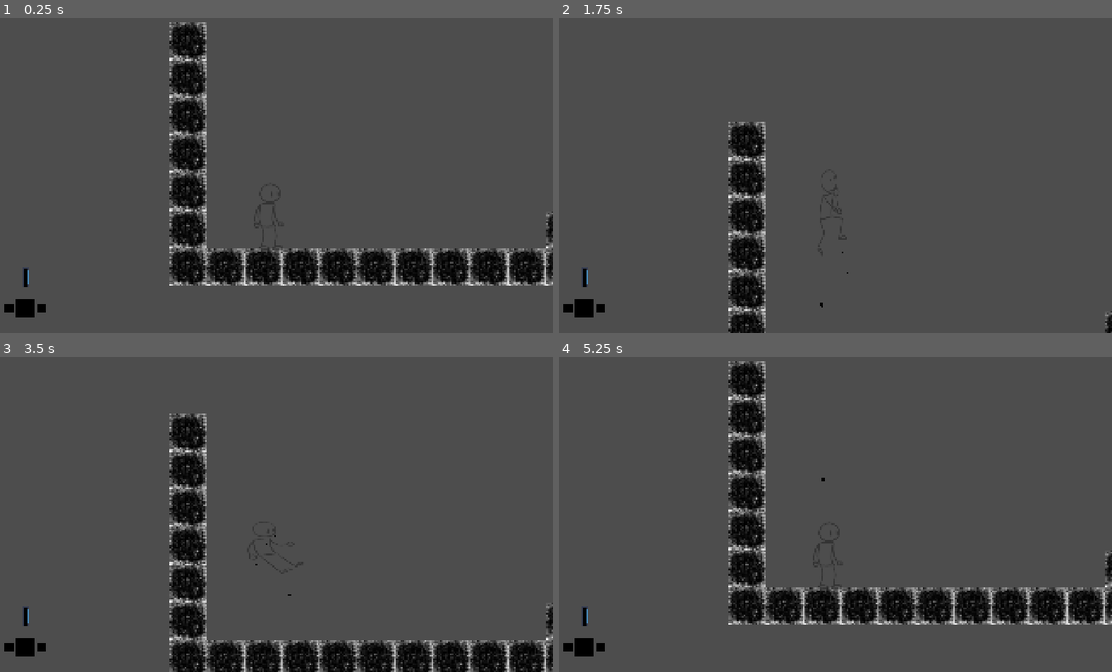
Above: before the commit, frames 1-4 (two rows, left to right).
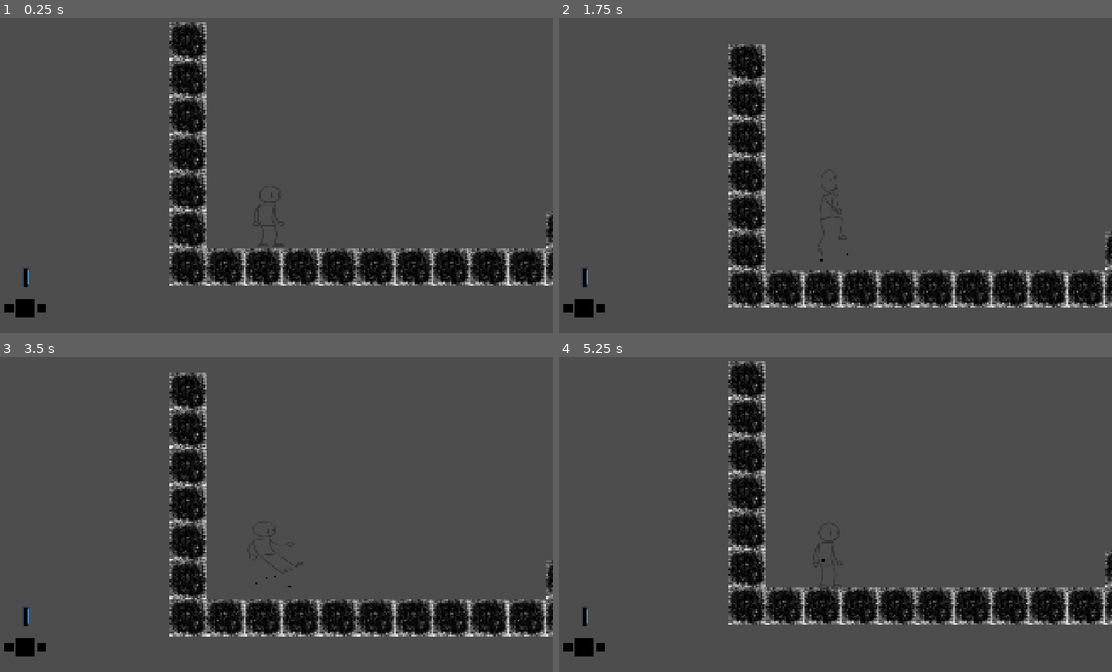
Above: after the commit, the same moments.

Repository: YhagoTomasini/Exlabers_Felpojam_026
Game: Godot game, scene res://Cenas/sala_de_testes.tscn
Same seed, same stepped clock (60 frames per second), same inputs: the game is played once before the commit and once after it. The engine's default icon, where the game draws it, is replaced by a stand-in: a white triangle on a blue panel in a dark square.
Inputs (mouse positions are in pixels of both pictures, inside the frame that each line leads up to):
- Up to frame 1 (0.25 s): no input
- Up to frame 2 (1.75 s): move the mouse to (951, 159) at 0.52 s; hold E (UI_move_right) from 0.53 s (still down); click (951, 159) at 0.6 s; tap Up (ui_up) at 0.77, 1.52 s; move the mouse to (719, 191) at 1.27 s; right-click (719, 191) at 1.35 s
- Up to frame 3 (3.5 s): move the mouse to (326, 442) at 2.02 s; release E (UI_move_right) at 2.03 s; hold Q (UI_move_left) 2.03-2.78 s; click (326, 442) at 2.1 s; move the mouse to (243, 577) at 2.77 s; hold E (UI_move_right) from 2.78 s (still down); right-click (243, 577) at 2.85 s; tap Up (ui_up) at 3.02 s
- Up to frame 4 (5.25 s): move the mouse to (1001, 561) at 3.52 s; click (1001, 561) at 3.6 s; tap Up (ui_up) at 3.77, 4.52 s; move the mouse to (658, 464) at 4.27 s; release E (UI_move_right) at 4.28 s; hold Q (UI_move_left) 4.28-5.03 s; right-click (658, 464) at 4.35 s; move the mouse to (857, 514) at 5.02 s; hold E (UI_move_right) from 5.03 s (still down); click (857, 514) at 5.1 s

The runs differ from the first frame. In frame 1, less than 0.1% of the frame differs, in the area x 45-52%, y 56-74%; in frame 2, 9.8%; in frame 3, 15%, in the area x 30-100%, y 4-100%; in frame 4, less than 0.1%.

Commit message:
mais sucos de acordo com o timo

Diff:
--- a/felpojams-dos-exlabers/Codigos/personagem_principal.gd
+++ b/felpojams-dos-exlabers/Codigos/personagem_principal.gd
@@ -113,6 +113,7 @@
 
 	elif area.name == "Area2DMagenta":
 		velocity.y = MAGENTA_FORCE*1.7
+		area.bounce()
 		#var knockback = Vector2((global_position.x - area.global_position.x) * knockback_power, -200)
 		#empurra(knockback)
 		#Só comentar e descomentar se quiser voltar o knocback
--- /dev/null
+++ b/felpojams-dos-exlabers/Prefabs/area_2d_magenta.gd
@@ -0,0 +1,12 @@
+extends Area2D
+
+@export var sprite : Sprite2D
+
+
+func bounce():
+	print("bounce")
+	var tween = create_tween()
+
+	tween.tween_property(sprite, "scale", Vector2(1.2, 0.7), 0.08)
+	tween.tween_property(sprite, "scale", Vector2(0.9, 1.15), 0.12)
+	tween.tween_property(sprite, "scale", Vector2.ONE, 0.1)
--- a/felpojams-dos-exlabers/Prefabs/marcaC.tscn
+++ b/felpojams-dos-exlabers/Prefabs/marcaC.tscn
@@ -1,6 +1,7 @@
 [gd_scene load_steps=5 format=3 uid="uid://wmuccc45p5r8"]
 
 [ext_resource type="Script" uid="uid://dvkmnrd0dsu3m" path="res://Codigos/marca.gd" id="1_4o040"]
+[ext_resource type="Texture2D" uid="uid://birw1ddk6h76u" path="res://Imagens/carimbos/azul.png" id="2_gfmrn"]
 
 [sub_resource type="GDScript" id="GDScript_4o040"]
 script/source = "extends Area2D
@@ -13,9 +14,7 @@
 "
 
 [sub_resource type="RectangleShape2D" id="RectangleShape2D_4o040"]
-size = Vector2(128, 256)
-
-[sub_resource type="CanvasTexture" id="CanvasTexture_k1gx7"]
+size = Vector2(128, 128)
 
 [node name="marcaC" type="Node2D" node_paths=PackedStringArray("simbulo")]
 script = ExtResource("1_4o040")
@@ -28,7 +27,19 @@
 shape = SubResource("RectangleShape2D_4o040")
 
 [node name="Sprite2D" type="Sprite2D" parent="Area2DCiano/CollisionShape2D"]
-scale = Vector2(128, 255.84)
-texture = SubResource("CanvasTexture_k1gx7")
+texture = ExtResource("2_gfmrn")
+
+[node name="CPUParticles2D" type="CPUParticles2D" parent="."]
+emission_shape = 1
+emission_sphere_radius = 66.99
+direction = Vector2(0, 1)
+spread = 0.0
+gravity = Vector2(0, 6.19)
+initial_velocity_max = 90.29
+linear_accel_min = -100.0
+linear_accel_max = 100.0
+scale_amount_min = 4.0
+scale_amount_max = 16.0
+color = Color(0, 1, 1, 0.654902)
 
 [connection signal="body_entered" from="Area2DCiano" to="Area2DCiano" method="_on_body_entered"]
--- a/felpojams-dos-exlabers/Prefabs/marcaHipotetica.tscn
+++ b/felpojams-dos-exlabers/Prefabs/marcaHipotetica.tscn
@@ -2,9 +2,24 @@
 
 [sub_resource type="CanvasTexture" id="CanvasTexture_k1gx7"]
 
-[node name="marcaY" type="Node2D"]
+[node name="marcahipotetica" type="Node2D"]
 
 [node name="Sprite2D" type="Sprite2D" parent="."]
 self_modulate = Color(1, 1, 1, 0.49803922)
-scale = Vector2(64, 64)
+scale = Vector2(128, 128)
 texture = SubResource("CanvasTexture_k1gx7")
+
+[node name="CPUParticles2D" type="CPUParticles2D" parent="."]
+amount = 16
+randomness = 1.0
+lifetime_randomness = 0.1
+emission_shape = 1
+emission_sphere_radius = 92.0
+spread = 13.12
+gravity = Vector2(0, -180)
+linear_accel_max = 50.74
+angle_min = -180.0
+angle_max = 180.0
+scale_amount_min = 8.0
+scale_amount_max = 32.0
+color = Color(1, 1, 1, 0.3137255)
--- a/felpojams-dos-exlabers/Prefabs/marcaK.tscn
+++ b/felpojams-dos-exlabers/Prefabs/marcaK.tscn
@@ -1,14 +1,13 @@
 [gd_scene load_steps=5 format=3 uid="uid://buuduu3bpc52i"]
 
 [ext_resource type="Script" uid="uid://dvkmnrd0dsu3m" path="res://Codigos/marca.gd" id="1_fmdbb"]
+[ext_resource type="Texture2D" uid="uid://bue0k4q7sq3m5" path="res://Imagens/carimbos/preto.png" id="2_1jbht"]
 
 [sub_resource type="RectangleShape2D" id="RectangleShape2D_fmdbb"]
-size = Vector2(256, 128)
-
-[sub_resource type="CanvasTexture" id="CanvasTexture_k1gx7"]
+size = Vector2(128, 128)
 
 [sub_resource type="RectangleShape2D" id="RectangleShape2D_1jbht"]
-size = Vector2(205.73302, 90.8537)
+size = Vector2(112.487114, 90.8537)
 
 [node name="marcaK" type="Node2D" node_paths=PackedStringArray("simbulo")]
 script = ExtResource("1_fmdbb")
@@ -20,8 +19,7 @@
 shape = SubResource("RectangleShape2D_fmdbb")
 
 [node name="Sprite2D" type="Sprite2D" parent="StaticBody2D/CollisionShape2D"]
-scale = Vector2(256, 127.12261)
-texture = SubResource("CanvasTexture_k1gx7")
+texture = ExtResource("2_1jbht")
 
 [node name="Area2D" type="Area2D" parent="."]
 scale = Vector2(1.3512659, 1.6399994)
--- a/felpojams-dos-exlabers/Prefabs/marcaM.tscn
+++ b/felpojams-dos-exlabers/Prefabs/marcaM.tscn
@@ -1,14 +1,14 @@
-[gd_scene load_steps=5 format=3 uid="uid://cr0mh4ef3jkn2"]
+[gd_scene load_steps=6 format=3 uid="uid://cr0mh4ef3jkn2"]
 
 [ext_resource type="Script" uid="uid://dvkmnrd0dsu3m" path="res://Codigos/marca.gd" id="1_5jqdy"]
+[ext_resource type="Texture2D" uid="uid://6brus8staoto" path="res://Imagens/carimbos/magenta2.png" id="2_5ktuj"]
+[ext_resource type="Script" uid="uid://cvgttsfwkily5" path="res://Prefabs/area_2d_magenta.gd" id="3_xc68n"]
 
-[sub_resource type="CircleShape2D" id="CircleShape2D_5jqdy"]
-radius = 64.0
+[sub_resource type="RectangleShape2D" id="RectangleShape2D_xc68n"]
+size = Vector2(126, 126)
 
-[sub_resource type="CanvasTexture" id="CanvasTexture_k1gx7"]
-
-[sub_resource type="CircleShape2D" id="CircleShape2D_5ktuj"]
-radius = 72.0
+[sub_resource type="RectangleShape2D" id="RectangleShape2D_6mdcb"]
+size = Vector2(150, 147)
 
 [node name="marcaM" type="Node2D" node_paths=PackedStringArray("simbulo")]
 script = ExtResource("1_5jqdy")
@@ -17,14 +17,17 @@
 [node name="StaticBody2D" type="StaticBody2D" parent="."]
 
 [node name="CollisionShape2D" type="CollisionShape2D" parent="StaticBody2D"]
-shape = SubResource("CircleShape2D_5jqdy")
+shape = SubResource("RectangleShape2D_xc68n")
 
 [node name="Sprite2D" type="Sprite2D" parent="StaticBody2D/CollisionShape2D"]
-position = Vector2(-1.9073486e-06, 1.9073486e-06)
-scale = Vector2(128, 128)
-texture = SubResource("CanvasTexture_k1gx7")
+position = Vector2(0, 64)
+texture = ExtResource("2_5ktuj")
+offset = Vector2(0, -64)
 
-[node name="Area2DMagenta" type="Area2D" parent="."]
+[node name="Area2DMagenta" type="Area2D" parent="." node_paths=PackedStringArray("sprite")]
+script = ExtResource("3_xc68n")
+sprite = NodePath("../StaticBody2D/CollisionShape2D/Sprite2D")
 
 [node name="CollisionShape2D" type="CollisionShape2D" parent="Area2DMagenta"]
-shape = SubResource("CircleShape2D_5ktuj")
+position = Vector2(0, -0.5)
+shape = SubResource("RectangleShape2D_6mdcb")
--- a/felpojams-dos-exlabers/Prefabs/marcaY.tscn
+++ b/felpojams-dos-exlabers/Prefabs/marcaY.tscn
@@ -1,11 +1,10 @@
 [gd_scene load_steps=4 format=3 uid="uid://enlmwilln5od"]
 
 [ext_resource type="Script" uid="uid://dvkmnrd0dsu3m" path="res://Codigos/marca.gd" id="1_ve2ui"]
+[ext_resource type="Texture2D" uid="uid://da31oi7jd3syp" path="res://Imagens/carimbos/amarelo.png" id="2_4yojf"]
 
 [sub_resource type="CircleShape2D" id="CircleShape2D_ve2ui"]
-radius = 64.0
-
-[sub_resource type="CanvasTexture" id="CanvasTexture_k1gx7"]
+radius = 67.0
 
 [node name="marcaY" type="Node2D" node_paths=PackedStringArray("simbulo")]
 light_mask = 2
@@ -20,5 +19,4 @@
 
 [node name="Sprite2D" type="Sprite2D" parent="body_marcaY/CollisionShape2D"]
 position = Vector2(9.536743e-07, 1.9073486e-06)
-scale = Vector2(112, 96)
-texture = SubResource("CanvasTexture_k1gx7")
+texture = ExtResource("2_4yojf")
--- a/felpojams-dos-exlabers/Prefabs/personagem_principal.tscn
+++ b/felpojams-dos-exlabers/Prefabs/personagem_principal.tscn
@@ -40,18 +40,6 @@
 atlas = ExtResource("2_76unu")
 region = Rect2(512, 256, 256, 256)
 
-[sub_resource type="AtlasTexture" id="AtlasTexture_5tiqp"]
-atlas = ExtResource("4_2g78t")
-region = Rect2(0, 0, 256, 256)
-
-[sub_resource type="AtlasTexture" id="AtlasTexture_vjkxk"]
-atlas = ExtResource("4_2g78t")
-region = Rect2(256, 0, 256, 256)
-
-[sub_resource type="AtlasTexture" id="AtlasTexture_rciie"]
-atlas = ExtResource("4_2g78t")
-region = Rect2(0, 256, 256, 256)
-
 [sub_resource type="AtlasTexture" id="AtlasTexture_rx1wt"]
 atlas = ExtResource("4_2g78t")
 region = Rect2(256, 256, 256, 256)
@@ -142,15 +130,6 @@
 "speed": 5.0
 }, {
 "frames": [{
-"duration": 0.51,
-"texture": SubResource("AtlasTexture_5tiqp")
-}, {
-"duration": 0.81,
-"texture": SubResource("AtlasTexture_vjkxk")
-}, {
-"duration": 0.81,
-"texture": SubResource("AtlasTexture_rciie")
-}, {
 "duration": 1.0,
 "texture": SubResource("AtlasTexture_rx1wt")
 }],
@@ -238,12 +217,12 @@
 particulas_andando = NodePath("particulas_andando")
 coyote_timer = NodePath("coyote_timer")
 camera = NodePath("camera")
-jump_heigh = 600.0
+jump_heigh = 128.0
 
 [node name="anim" type="AnimatedSprite2D" parent="."]
 position = Vector2(3, 0)
 sprite_frames = SubResource("SpriteFrames_7kss6")
-animation = &"Idle"
+animation = &"Jump"
 autoplay = "Idle"
 
 [node name="CollisionShape2D" type="CollisionShape2D" parent="."]
Not shown, added: felpojams-dos-exlabers/Imagens/carimbos/magenta1.png.import
Not shown, added: felpojams-dos-exlabers/Imagens/carimbos/magenta2.png.import
Not shown, added: felpojams-dos-exlabers/Prefabs/area_2d_magenta.gd.uid
Not shown: 1 places in felpojams-dos-exlabers/Prefabs/personagem_principal.tscn that only renumber resources
